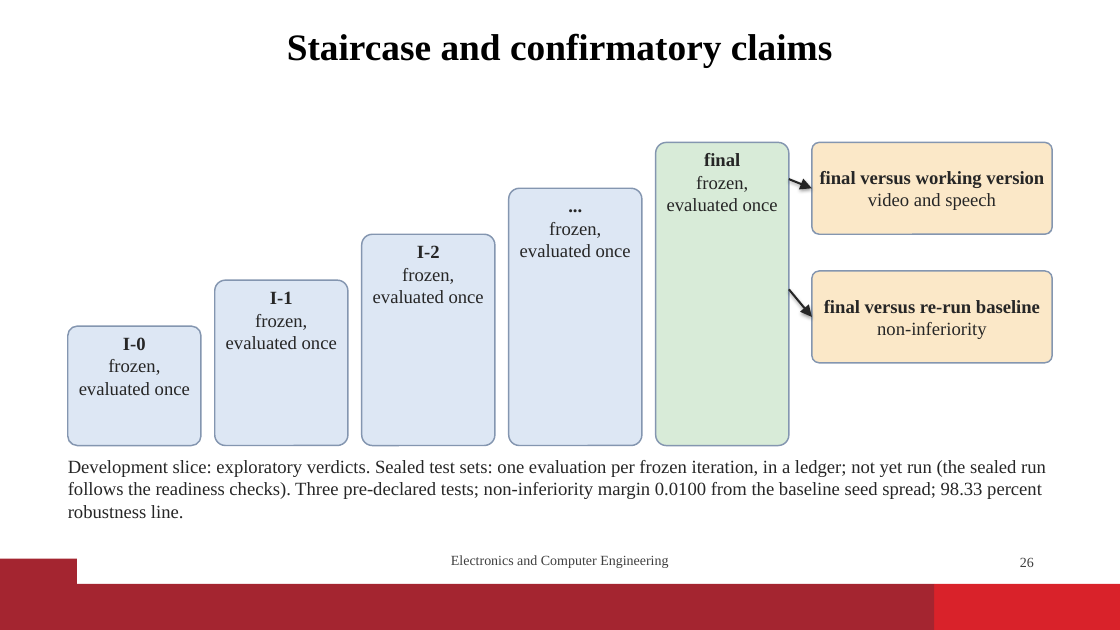
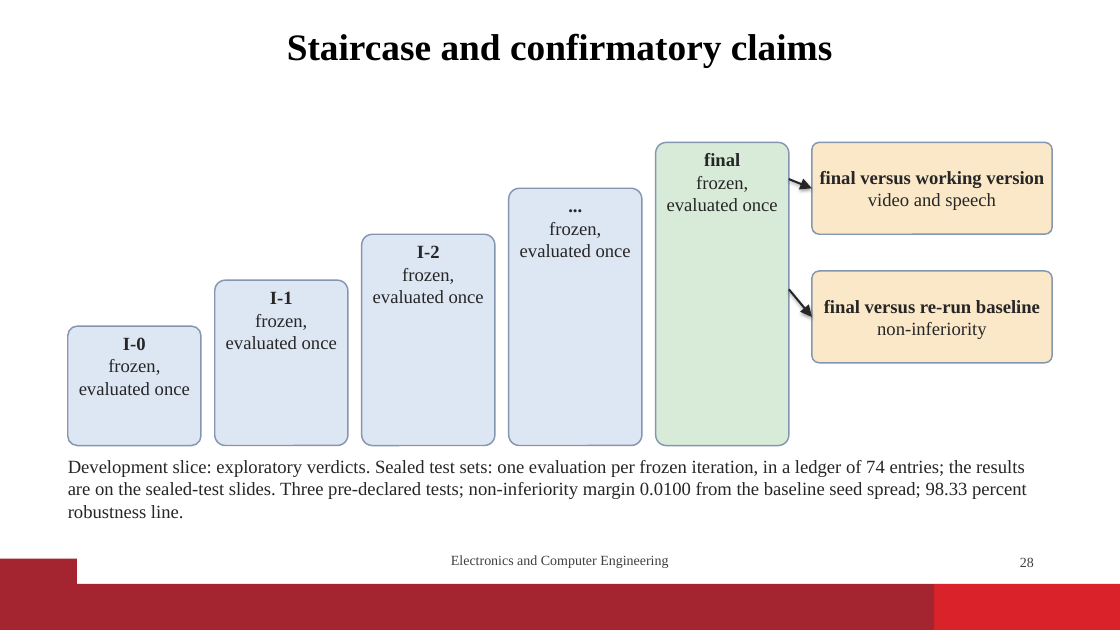
Before and after one commit to vaibhavshiroorkar/deepfake-detection, a slide deck: slide 28 of slides/DeepFake_Detection_Presentation.pptx (slide 26 before the commit). Drawn at 1120x630 pixels with LibreOffice and Linux fonts; fonts in the diff are those of the drawing; background and template pictures are left out. Boxes give left, top, right and bottom in pixels: in the first picture for what was removed or moved away, otherwise in the second. Text is boxed around its words. In the diff, an @@ line names an element or a change of style, - is before the commit and + after.

Commit message:
paper,report,slides: sealed results (T1 to T3, staircase, LAV-DF), pending cells filled; ladder figure I-8 row

```diff
--- a/slides/DeepFake_Detection_Presentation.pptx
+++ b/slides/DeepFake_Detection_Presentation.pptx
@@ text at box(68, 460, 1027, 518): text changed @@
-Development slice: exploratory verdicts. Sealed test sets: one evaluation per frozen iteration, in a ledger; not yet run (the sealed run follows the readiness checks). Three pre-declared tests; non-inferiority margin 0.0100 from the baseline seed spread; 98.33 percent robustness line.
+Development slice: exploratory verdicts. Sealed test sets: one evaluation per frozen iteration, in a ledger of 74 entries; the results are on the sealed-test slides. Three pre-declared tests; non-inferiority margin 0.0100 from the baseline seed spread; 98.33 percent robustness line.
@@ page number at box(1020, 557, 1034, 567): text changed @@
-26
+28
```
Also in this commit, not shown: 13 other slides changed, 3 slides added, 17 other files.
